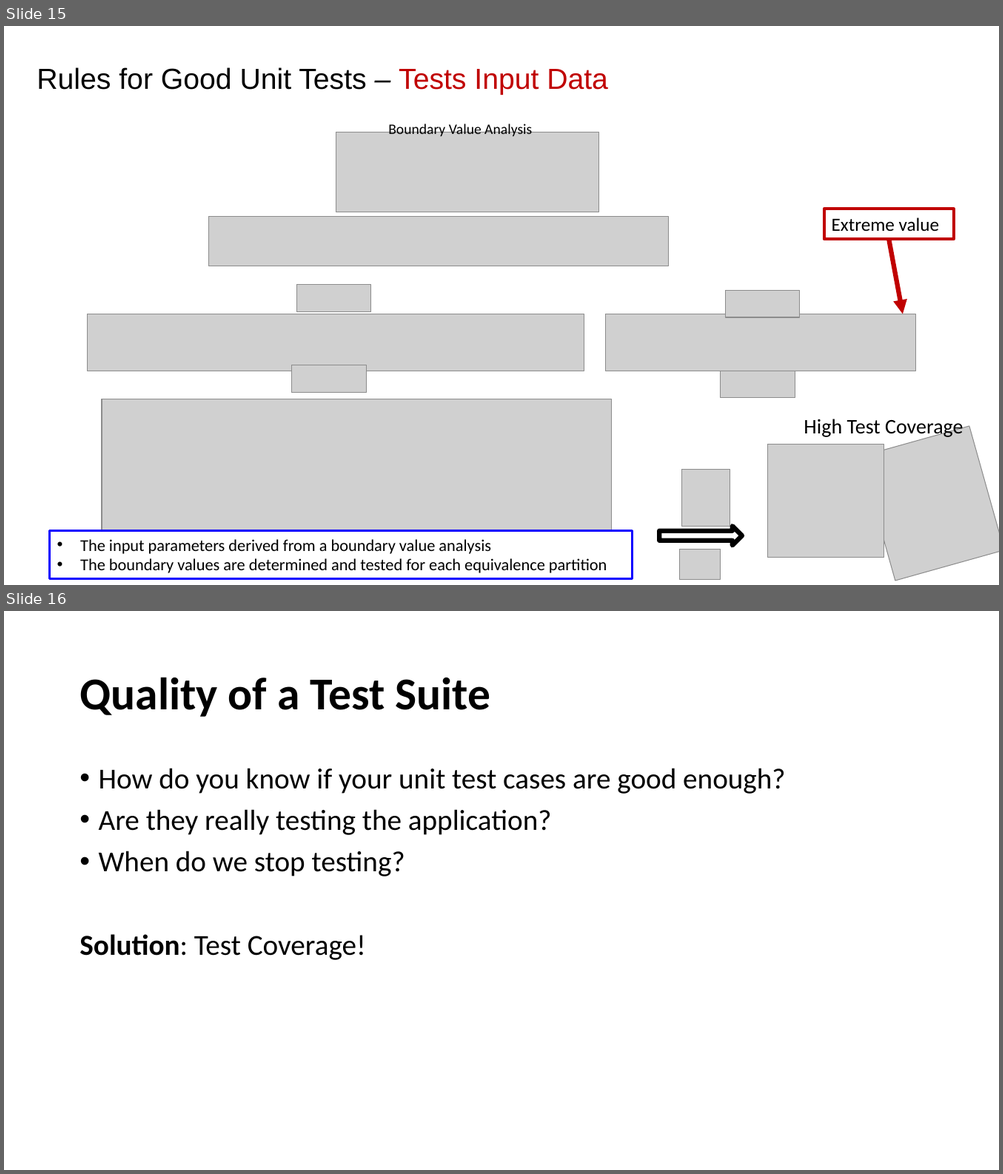
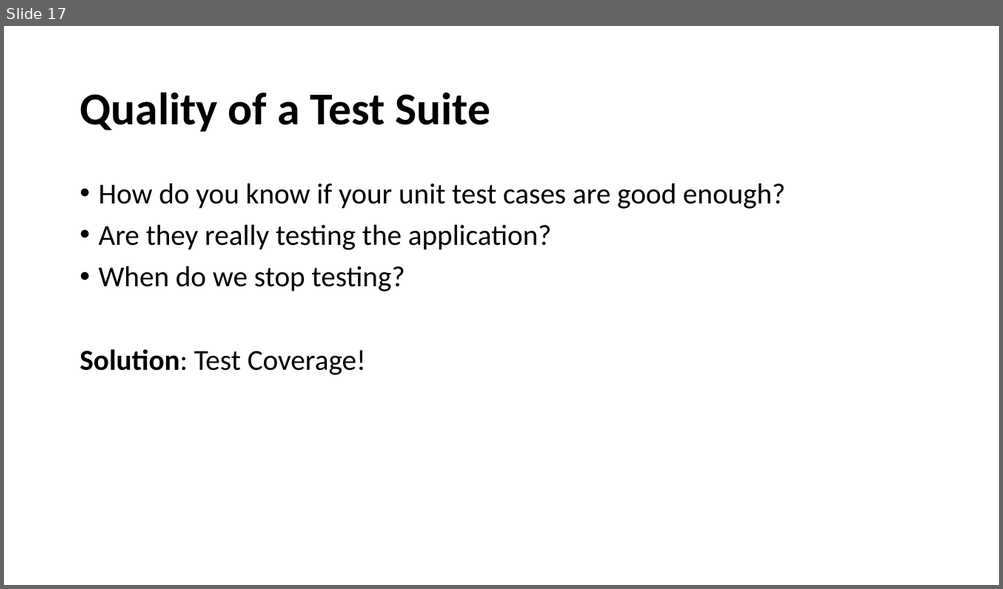
Before and after one commit to johnxu21/johnxu21.github.io, a slide deck: teaching/CS472/Timetable/Software-Testing-and-CI.pptx. Shown one above the other, each under a label of ours: slides 15 and 16 before the commit, slide 17 after it. The pictures are 1003x1174 and 1003x589 pixels, drawn with LibreOffice and Linux fonts; fonts in the diff are those of the drawing; grey boxes stand for pictures. Boxes give left, top, right and bottom in pixels: in the first picture for what was removed or moved away, otherwise in the second. Text is boxed around its words. In the diff, an @@ line names an element or a change of style, - is before the commit and + after.

```diff
--- a/teaching/CS472/Timetable/Software-Testing-and-CI.pptx
+++ b/teaching/CS472/Timetable/Software-Testing-and-CI.pptx
@@ slide 15 removed at <box>4,26,999,585</box>, background #FFFFFF @@
@@ text removed at <box>37,67,608,95</box> @@
-Rules for Good Unit Tests – Tests Input Data
@@ picture removed at <box>336,132,600,212</box> @@
@@ text removed at <box>388,122,532,136</box> @@
-Boundary Value Analysis
@@ picture removed at <box>209,217,669,267</box> @@
@@ rectangle removed at <box>824,209,953,238</box> @@
-Extreme value
@@ arrow removed from (889, 239) to (902, 314) @@
@@ picture removed at <box>296,285,371,312</box> @@
@@ picture removed at <box>726,291,800,318</box> @@
@@ picture removed at <box>88,314,584,372</box> @@
@@ picture removed at <box>606,314,915,372</box> @@
@@ picture removed at <box>292,366,367,392</box> @@
@@ picture removed at <box>720,372,795,398</box> @@
@@ picture removed at <box>102,400,612,531</box> @@
@@ rectangle removed at <box>50,531,632,579</box> @@
-• The input parameters derived from a boundary value analysis
-• The boundary values are determined and tested for each equivalence partition
@@ group removed at <box>659,419,999,581</box>: 4 pictures, 1 text, 1 right arrow @@
-High Test Coverage
@@ what was slide 16 is now slide 17 @@
```
Also in this commit, not shown: 5 slides changed, 13 slides added, 10 other slides removed, 3 other files.
